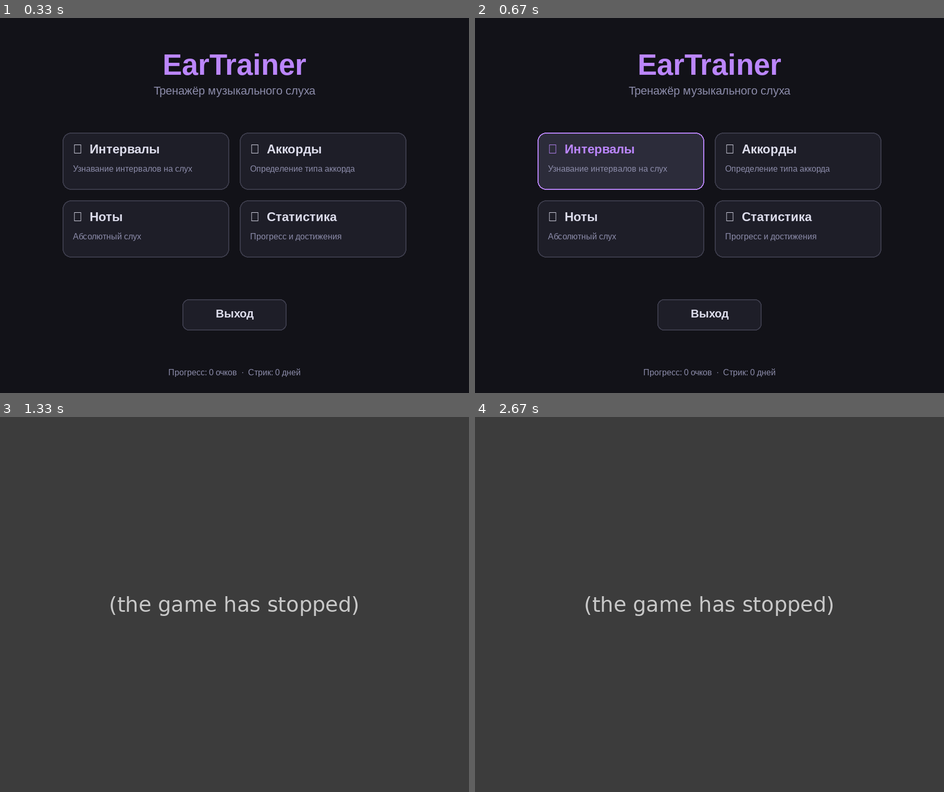
Above: before the commit, frames 1-4 (two rows, left to right).
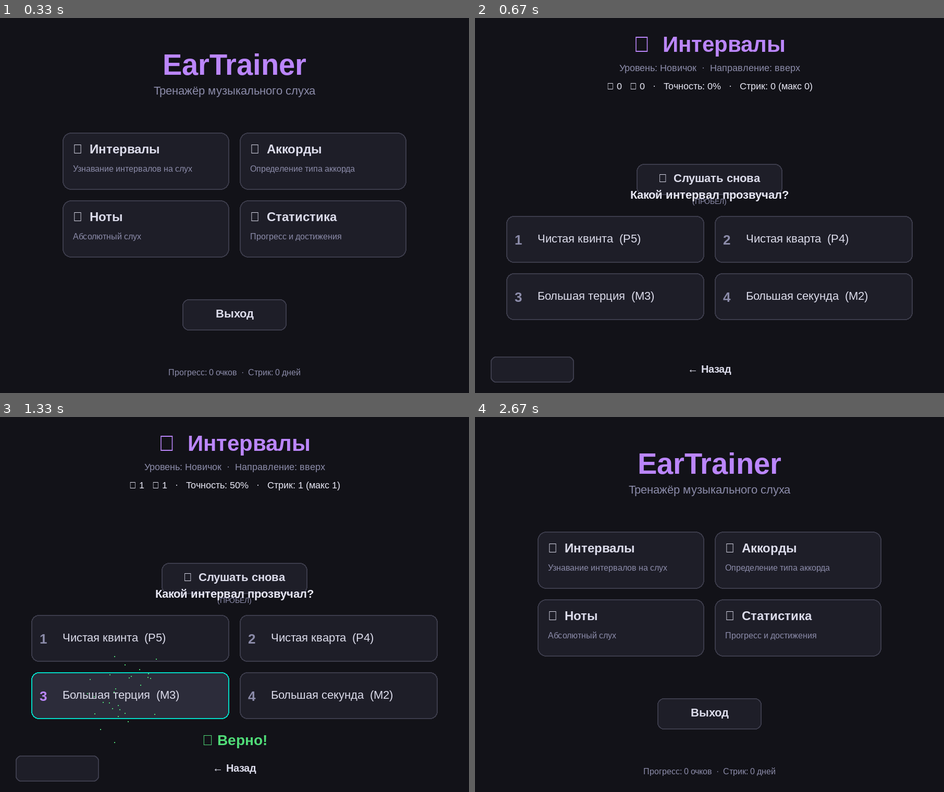
Above: after the commit, the same moments.

Repository: Folombas/PyGame2026
Game: pygame game, started from EarTrainer/main.py
Two runs of this game, one before a commit and one after it. Both use one fixed random seed, a clock stepped at 60 frames per second and the inputs below.
Inputs (mouse positions are in pixels of both pictures, inside the frame that each line leads up to):
- Up to frame 1 (0.33 s): no input
- Up to frame 2 (0.67 s): click "🎼 Интервалы" at 0.38 s
- Up to frame 3 (1.33 s): press the mouse at (131, 638) at 0.7 s; move the mouse to (126, 585) at 0.8 s; release the mouse at (121, 529) at 0.93 s; click (211, 702) at 1.05 s
- Up to frame 4 (2.67 s): press the mouse at (812, 694) at 1.37 s; move the mouse to (756, 717) at 1.47 s; release the mouse at (700, 739) at 1.6 s; press the mouse at (812, 638) at 1.7 s; move the mouse to (761, 645) at 1.8 s; release the mouse at (704, 657) at 1.93 s; press the mouse at (709, 578) at 2.03 s; move the mouse to (723, 660) at 2.13 s; release the mouse at (742, 747) at 2.27 s; press the mouse at (531, 769) at 2.37 s; move the mouse to (545, 645) at 2.47 s; release the mouse at (559, 522) at 2.6 s

Frame 1 is identical in both runs. In frame 2, 11% of the frame differs, in the area x 3-94%, y 5-98%; in frame 3, 94%; in frame 4, 99%, in the area x 0-100%, y 0-100%.
Before the commit the program exited at 1.07 s; later frames show no game.

Commit message:
feat(main): route between menu and interval trainer, ESC to go back

Diff:
--- a/EarTrainer/main.py
+++ b/EarTrainer/main.py
@@ -1,20 +1,27 @@
-"""EarTrainer — главное меню."""
+"""EarTrainer — главное меню + роутинг экранов."""
 import sys
 import pygame
 import theme
 import ui
+from screen_interval import IntervalScreen
 
 pygame.init()
 screen = pygame.display.set_mode((theme.WIDTH, theme.HEIGHT))
 pygame.display.set_caption("EarTrainer — Тренажёр слуха")
 clock = pygame.time.Clock()
 
-# Хитбоксы карточек режимов — только для кликов. Отрисовываются вручную.
+# Состояния
+MENU = "menu"
+INTERVAL = "interval"
+state = MENU
+interval_screen = None
+
+# Меню
 MODE_CARDS = [
-    ("interval", "🎼  Интервалы", "Узнавание интервалов на слух",     theme.MD_PRIMARY),
-    ("chord",    "🎹  Аккорды",   "Определение типа аккорда",          theme.MD_SECONDARY),
-    ("note",     "🎵  Ноты",      "Абсолютный слух",                   theme.MD_GOLD),
-    ("stats",    "📊  Статистика", "Прогресс и достижения",            theme.MD_MUTED),
+    ("interval", "🎼  Интервалы", "Узнавание интервалов на слух", theme.MD_PRIMARY),
+    ("chord",    "🎹  Аккорды",   "Определение типа аккорда",      theme.MD_SECONDARY),
+    ("note",     "🎵  Ноты",      "Абсолютный слух",               theme.MD_GOLD),
+    ("stats",    "📊  Статистика", "Прогресс и достижения",        theme.MD_MUTED),
 ]
 
 _card_w, _card_h = 320, 110
@@ -28,13 +35,22 @@
     _card_rects[key] = pygame.Rect(cx, cy, _card_w, _card_h)
 
 _quit_rect = pygame.Rect(theme.WIDTH // 2 - 100, 540, 200, 60)
-
-# Состояние hover
 _hovered = {k: False for k in _card_rects}
 _quit_hover = False
 
-def _quit():
-    pygame.event.post(pygame.event.Event(pygame.QUIT))
+
+def start_interval():
+    global state, interval_screen
+    interval_screen = IntervalScreen(level=1, direction="up")
+    state = INTERVAL
+    interval_screen._play_current()
+
+
+def go_menu():
+    global state, interval_screen
+    state = MENU
+    interval_screen = None
+
 
 running = True
 while running:
@@ -44,45 +60,50 @@
     for e in pygame.event.get():
         if e.type == pygame.QUIT:
             running = False
-        elif e.type == pygame.MOUSEBUTTONDOWN and e.button == 1:
-            for key, rect in _card_rects.items():
-                if rect.collidepoint(e.pos) and key != "stats":
-                    print(f"→ выбран режим: {key} (пока заглушка)")
-            if _quit_rect.collidepoint(e.pos):
-                _quit()
+            continue
+        if state == INTERVAL and interval_screen is not None:
+            interval_screen.handle(e)
+            if interval_screen.back_clicked:
+                go_menu()
+        elif state == MENU:
+            if e.type == pygame.MOUSEBUTTONDOWN and e.button == 1:
+                if _card_rects["interval"].collidepoint(e.pos):
+                    start_interval()
+                elif _quit_rect.collidepoint(e.pos):
+                    running = False
 
-    for k, r in _card_rects.items():
-        _hovered[k] = r.collidepoint(mouse)
-    _quit_hover = _quit_rect.collidepoint(mouse)
+    if state == INTERVAL and interval_screen is not None:
+        interval_screen.update(dt, mouse)
+        interval_screen.draw(screen)
+    else:
+        # Главное меню
+        for k, r in _card_rects.items():
+            _hovered[k] = r.collidepoint(mouse)
+        _quit_hover = _quit_rect.collidepoint(mouse)
 
-    screen.fill(theme.MD_BG)
+        screen.fill(theme.MD_BG)
+        ui.draw_text_centered(screen, "EarTrainer", 90, 56, theme.MD_PRIMARY, bold=True)
+        ui.draw_text_centered(screen, "Тренажёр музыкального слуха", 140, 22, theme.MD_MUTED)
 
-    # Заголовок
-    ui.draw_text_centered(screen, "EarTrainer", 90, 56, theme.MD_PRIMARY, bold=True)
-    ui.draw_text_centered(screen, "Тренажёр музыкального слуха", 140, 22, theme.MD_MUTED)
+        for key, label, desc, color in MODE_CARDS:
+            rect = _card_rects[key]
+            bg = theme.MD_SURFACE_HI if _hovered.get(key) else theme.MD_SURFACE
+            pygame.draw.rect(screen, bg, rect, border_radius=16)
+            border = color if _hovered.get(key) else (60, 60, 75)
+            pygame.draw.rect(screen, border, rect, 2, border_radius=16)
+            ui.draw_text_left(screen, label, rect.x + 20, rect.y + 18, 24,
+                             color if _hovered.get(key) else theme.MD_ON_SURFACE, bold=True)
+            ui.draw_text_left(screen, desc, rect.x + 20, rect.y + 60, 16, theme.MD_MUTED)
 
-    # Карточки режимов
-    for key, label, desc, color in MODE_CARDS:
-        rect = _card_rects[key]
-        bg = theme.MD_SURFACE_HI if _hovered.get(key) else theme.MD_SURFACE
-        pygame.draw.rect(screen, bg, rect, border_radius=16)
-        border = color if _hovered.get(key) else (60, 60, 75)
-        pygame.draw.rect(screen, border, rect, 2, border_radius=16)
-        ui.draw_text_left(screen, label, rect.x + 20, rect.y + 18, 24,
-                         color if _hovered.get(key) else theme.MD_ON_SURFACE, bold=True)
-        ui.draw_text_left(screen, desc, rect.x + 20, rect.y + 60, 16, theme.MD_MUTED)
+        qbg = (60, 20, 20) if _quit_hover else theme.MD_SURFACE
+        pygame.draw.rect(screen, qbg, _quit_rect, border_radius=12)
+        qborder = theme.MD_ERROR if _quit_hover else (60, 60, 75)
+        pygame.draw.rect(screen, qborder, _quit_rect, 2, border_radius=12)
+        ui.draw_text_centered(screen, "Выход", _quit_rect.centery - 2, 22,
+                              theme.MD_ERROR if _quit_hover else theme.MD_ON_SURFACE, bold=True)
 
-    # Кнопка выхода
-    qbg = (60, 20, 20) if _quit_hover else theme.MD_SURFACE
-    pygame.draw.rect(screen, qbg, _quit_rect, border_radius=12)
-    qborder = theme.MD_ERROR if _quit_hover else (60, 60, 75)
-    pygame.draw.rect(screen, qborder, _quit_rect, 2, border_radius=12)
-    ui.draw_text_centered(screen, "Выход",
-                          _quit_rect.centery - 2, 22,
-                          theme.MD_ERROR if _quit_hover else theme.MD_ON_SURFACE, bold=True)
-
-    ui.draw_text_centered(screen, "Прогресс: 0 очков  ·  Стрик: 0 дней",
-                          theme.HEIGHT - 40, 16, theme.MD_MUTED)
+        ui.draw_text_centered(screen, "Прогресс: 0 очков  ·  Стрик: 0 дней",
+                              theme.HEIGHT - 40, 16, theme.MD_MUTED)
 
     pygame.display.flip()
 
